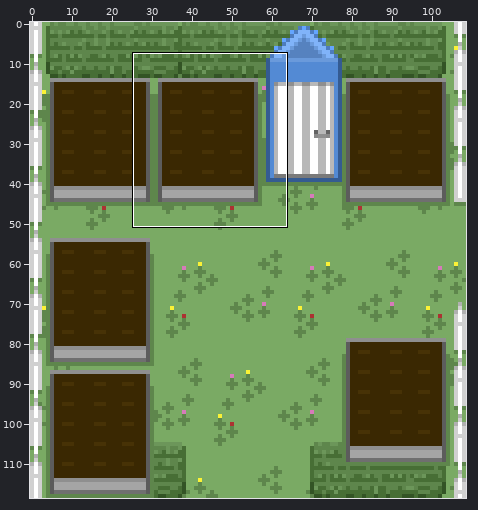
Pixel-art file -- Art Assets/Aseprite Files/experiment-4.aseprite. The first picture is a wide view before the edit; the outline marks the close-up.
Close-up. Before:
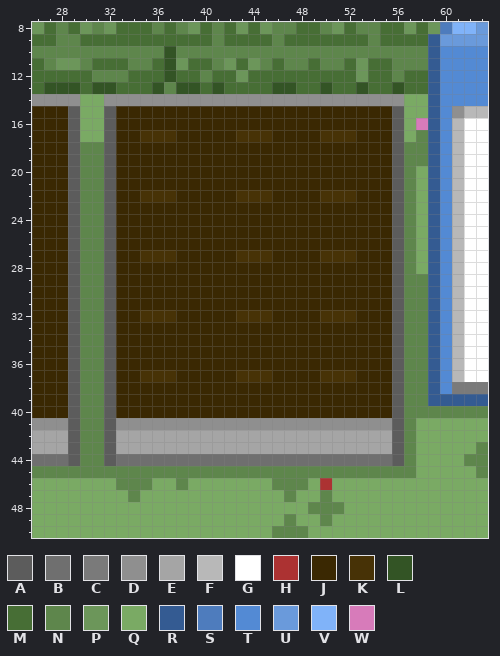
109x119 pixels, 1 frame. Colours within 5 levels of each other are drawn and written as one. Shown: x 26..63, y 8..50.
Visible layers, top first: "Things", "Hedge", "Grass".
Palette (. is transparent): A #5c5c5c  B #6f6f6f  C #7a7a7a  D #8f8f8f  E #a5a5a5  F #b8b8b8  G #ffffff  H #ac3232  J #3a2802  K #473206  L #335425  M #476e35  N #5e864c  P #6c965a  Q #7aaa64  R #345b92  S #4e7cbd  T #538ad4  U #6a9adb  V #80b3f9  W #d77bba
Pixels before, first column x 26:
 8 PMNMPNPMMMNMNPMNMPMPNNMMNPMNNMMPMPSVVU
 9 MMNNMMMMMMMMMMMNMMMMNMMMMMMMNMMMMRUUUU
10 NNNNNNNNNNNLNNNNNNNNNNNNNNNNNNNNNRTTTT
11 MNPPNMMMNNMLPMMNPMPNMNNMNNMPMMNNNRTTTT
12 MMMMMNNNMMMLMMNMMPMMMMMMMMMPMMNMMRTTTT
13 MLLLMLLMMMLNLLMLMMMMLLMMLMMLMMLMMRTTTT
14 DDDDQQDDDDDDDDDDDDDDDDDDDDDDDDDQQRTTTT
15 JJJAQQAJJJJJJJJJJJJJJJJJJJJJJJAQQRTDFF
16 JJJAQQAJJJJJJJJJJJJJJJJJJJJJJJAQWRTFGG
17 JJJAQQAJJKKKJJJJJKKKJJJJKKKJJJAQNRTFGG
18 JJJANNAJJJJJJJJJJJJJJJJJJJJJJJANNRTFGG
19 JJJANNAJJJJJJJJJJJJJJJJJJJJJJJANNRTFGG
20 JJJANNAJJJJJJJJJJJJJJJJJJJJJJJANQRTFGG
21 JJJANNAJJJJJJJJJJJJJJJJJJJJJJJANQRTFGG
22 JJJANNAJJKKKJJJJJKKKJJJJKKKJJJANQRTFGG
23 JJJANNAJJJJJJJJJJJJJJJJJJJJJJJANQRTFGG
24 JJJANNAJJJJJJJJJJJJJJJJJJJJJJJANQRTFGG
25 JJJANNAJJJJJJJJJJJJJJJJJJJJJJJANQRTFGG
26 JJJANNAJJJJJJJJJJJJJJJJJJJJJJJANQRTFGG
27 JJJANNAJJKKKJJJJJKKKJJJJKKKJJJANQRTFGG
28 JJJANNAJJJJJJJJJJJJJJJJJJJJJJJANQRTFGG
29 JJJANNAJJJJJJJJJJJJJJJJJJJJJJJANNRTFGG
30 JJJANNAJJJJJJJJJJJJJJJJJJJJJJJANNRTFGG
31 JJJANNAJJJJJJJJJJJJJJJJJJJJJJJANNRTFGG
32 JJJANNAJJKKKJJJJJKKKJJJJKKKJJJANNRTFGG
33 JJJANNAJJJJJJJJJJJJJJJJJJJJJJJANNRTFGG
34 JJJANNAJJJJJJJJJJJJJJJJJJJJJJJANNRTFGG
35 JJJANNAJJJJJJJJJJJJJJJJJJJJJJJANNRTFGG
36 JJJANNAJJJJJJJJJJJJJJJJJJJJJJJANNRTFGG
37 JJJANNAJJKKKJJJJJKKKJJJJKKKJJJANNRTFGG
38 JJJANNAJJJJJJJJJJJJJJJJJJJJJJJANNRTCCC
39 JJJANNAJJJJJJJJJJJJJJJJJJJJJJJANNRRRRR
40 JJJANNAJJJJJJJJJJJJJJJJJJJJJJJANNNNNNN
41 DDDANNADDDDDDDDDDDDDDDDDDDDDDDANQQQQQQ
42 EEEANNAEEEEEEEEEEEEEEEEEEEEEEEANQQQQQQ
43 EEEANNAEEEEEEEEEEEEEEEEEEEEEEEANQQQQQN
44 BBBANNABBBBBBBBBBBBBBBBBBBBBBBANQQQQNN
45 NNNNNNNNNNNNNNNNNNNNNNNNNNNNNNNNQQQQQN
46 QQQQQQQNNNQQNQQQQQQQNNNQHQQQQQQQQQQQQQ
47 QQQQQQQQNQQQQQQQQQQQQNQQNQQQQQQQQQQQQQ
48 QQQQQQQQQQQQQQQQQQQQQQQNNNQQQQQQQQQQQQ
49 QQQQQQQQQQQQQQQQQQQQQNQQNQQQQQQQQQQQQQ
50 QQQQQQQQQQQQQQQQQQQQNNNQQQQQQQQQQQQQQQ
And afterwards:
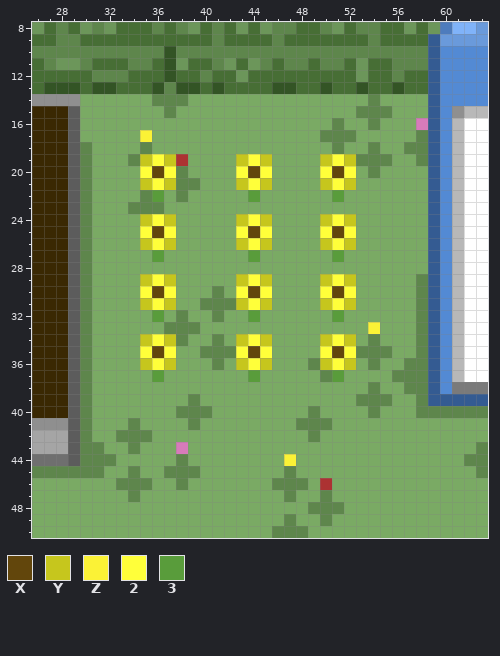
Colours new in this view: X #62460c  Y #c6c61d  Z #fbf236  2 #ffff3a  3 #599c3b
The edit:
Layer "Things":
y 14: x 32..56 DDDDDDDDDDDDDDDDDDDDDDDDD -> QQQQNNNQQQQQQQQQQQQQQQNQQ
y 15: x 32..56 AJJJJJJJJJJJJJJJJJJJJJJJA -> QQQQQNQQQQQQQQQQQQQQQNNNQ
y 16: x 32..56 AJJJJJJJJJJJJJJJJJJJJJJJA -> QQQQQQQQQQQQQQQQQQQNQQNQQ
y 17: x 32..56 AJJKKKJJJJJKKKJJJJKKKJJJA -> QQQZQQQQQQQQQQQQQQNNNQQQQ
y 18: x 31..56 NAJJJJJJJJJJJJJJJJJJJJJJJA -> QQQQNQQQQQQQQQQQQQQQNQQNQQ
y 19: x 31..57 NAJJJJJJJJJJJJJJJJJJJJJJJAN -> QQQNY2YHQQQQY2YQQQQY2YNNNQQ
y 20: x 31..57 NAJJJJJJJJJJJJJJJJJJJJJJJAN -> QQQQ2X2NQQQQ2X2QQQQ2X2QNQQQ
y 21: x 31..57 NAJJJJJJJJJJJJJJJJJJJJJJJAN -> QQQQY2YNNQQQY2YQQQQY2YQQQQQ
y 22: x 31..57 NAJJKKKJJJJJKKKJJJJKKKJJJAN -> QQQQN3QNQQQQQ3QQQQQQ3QQQQQQ
y 23: x 31..57 NAJJJJJJJJJJJJJJJJJJJJJJJAN -> QQQNNNQQQQQQQQQQQQQQQQQQQQQ
y 24: x 31..57 NAJJJJJJJJJJJJJJJJJJJJJJJAN -> QQQQY2YQQQQQY2YQQQQY2YQQQQQ
y 25: x 31..57 NAJJJJJJJJJJJJJJJJJJJJJJJAN -> QQQQ2X2QQQQQ2X2QQQQ2X2QQQQQ
y 26: x 31..57 NAJJJJJJJJJJJJJJJJJJJJJJJAN -> QQQQY2YQQQQQY2YQQQQY2YQQQQQ
y 27: x 31..57 NAJJKKKJJJJJKKKJJJJKKKJJJAN -> QQQQQ3QQQQQQQ3QQQQQQ3QQQQQQ
y 28: x 31..57 NAJJJJJJJJJJJJJJJJJJJJJJJAN -> QQQQQQQQQQQQQQQQQQQQQQQQQQQ
y 29: x 31..57 NAJJJJJJJJJJJJJJJJJJJJJJJAN -> QQQQY2YQQQQQY2YQQQQY2YQQQQQ
y 30: x 31..57 NAJJJJJJJJJJJJJJJJJJJJJJJAN -> QQQQ2X2QQQNQ2X2QQQQ2X2QQQQQ
y 31: x 31..57 NAJJJJJJJJJJJJJJJJJJJJJJJAN -> QQQQY2YQQNNNY2YQQQQY2YQQQQQ
y 32: x 31..57 NAJJKKKJJJJJKKKJJJJKKKJJJAN -> QQQQQ3QNQQNQQ3QQQQQQ3QQQQQQ
y 33: x 31..57 NAJJJJJJJJJJJJJJJJJJJJJJJAN -> QQQQQQNNNQQQQQQQQQQQQQQZQQQ
y 34: x 31..57 NAJJJJJJJJJJJJJJJJJJJJJJJAN -> QQQQY2YNQQNQY2YQQQQY2YQNQQQ
y 35: x 31..57 NAJJJJJJJJJJJJJJJJJJJJJJJAN -> QQQQ2X2QQNNN2X2QQQQ2X2NNNQQ
y 36: x 31..56 NAJJJJJJJJJJJJJJJJJJJJJJJA -> QQQQY2YQQQNQY2YQQQNY2YQNQQ
y 37: x 31..56 NAJJKKKJJJJJKKKJJJJKKKJJJA -> QQQQQ3QQQQQQQ3QQQQQN3QQQQN
y 38: x 31..56 NAJJJJJJJJJJJJJJJJJJJJJJJA -> QQQQQQQQQQQQQQQQQQQQQQQNQQ
y 39: x 31..57 NAJJJJJJJJJJJJJJJJJJJJJJJAN -> QQQQQQQQNQQQQQQQQQQQQQNNNQQ
y 40: x 31..57 NAJJJJJJJJJJJJJJJJJJJJJJJAN -> QQQQQQQNNNQQQQQQQQNQQQQNQQQ
y 41: x 31..57 NADDDDDDDDDDDDDDDDDDDDDDDAN -> QQQNQQQQNQQQQQQQQNNNQQQQQQQ
y 42: x 31..57 NAEEEEEEEEEEEEEEEEEEEEEEEAN -> QQNNNQQQQQQQQQQQQQNQQQQQQQQ
y 43: x 32..57 AEEEEEEEEEEEEEEEEEEEEEEEAN -> QQNQQQWQQQQQQQQQQQQQQQQQQQ
y 44: x 32..57 ABBBBBBBBBBBBBBBBBBBBBBBAN -> NQQQQQNQQQQQQQQZQQQQQQQQQQ
y 45: x 32..33 NN -> QQ; x 35..36 NN -> QQ; x 40..46 NNNNNNN -> QQQQQQQ; x 48..57 NNNNNNNNNN -> QQQQQQQQQQ
Pixel boxes of the changes (left, top, right, bottom) in both close-ups:
changed: (92, 94, 416, 478)
